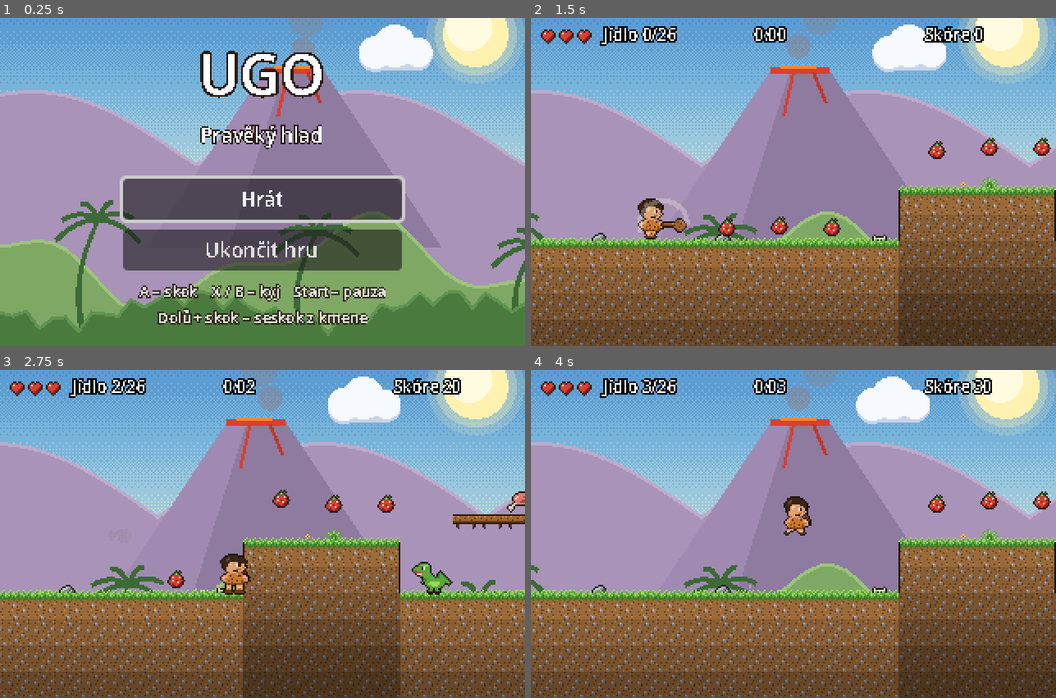
Above: before the commit, frames 1-4 (two rows, left to right).
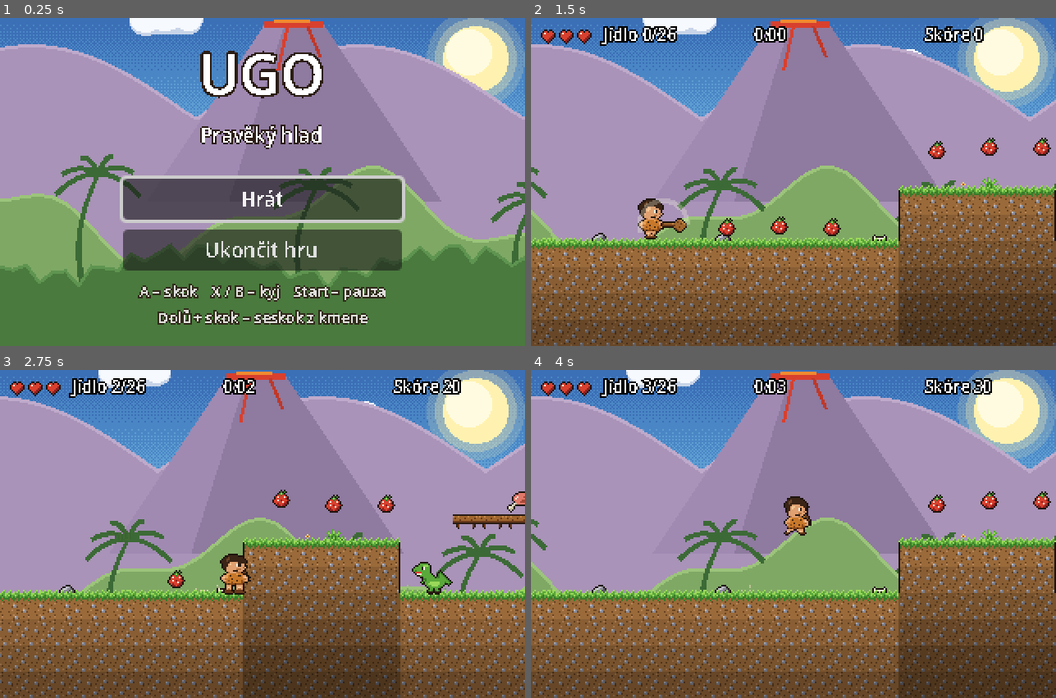
Above: after the commit, the same moments.

Repository: zarybjir/Duke
Game: Godot game, scene res://scenes/main.tscn
Same seed, same stepped clock (60 frames per second), same inputs: the game is played once before the commit and once after it.
Inputs:
- Up to frame 1 (0.25 s): no input
- Up to frame 2 (1.5 s): click "Hrát" at 0.5 s; tap Enter (ui_accept) at 1.25 s; hold Right (right) from 1.28 s (still down); tap X (attack) at 1.35 s
- Up to frame 3 (2.75 s): keep holding Right (right); tap Space (jump) at 1.52, 2.27 s; tap Z at 2.1 s
- Up to frame 4 (4 s): release Right (right) at 2.78 s; hold Left (left) 2.78-3.53 s; tap J at 2.85 s; hold Right (right) from 3.53 s (still down); tap Ctrl at 3.6 s; tap Space (jump) at 3.77 s

The runs differ from the first frame. In frame 1, 48% of the frame differs, in the area x 0-100%, y 0-97%; in frame 2, 33%; in frame 3, 32%; in frame 4, 33%.

Commit message:
Pozadí navazuje na zem i při menším výřezu obrazu
Co-Authored-By: Claude Opus 5.5 <noreply@anthropic.com>
Claude-Session: https://claude.ai/code/session_015jCRZS7ASg3pqxo763VEwg

Diff:
--- a/scripts/background.gd
+++ b/scripts/background.gd
@@ -12,14 +12,15 @@
 func _draw() -> void:
 	# Pozadí je navržené pro 480×300 – zobrazíme jeho střed a spodní část.
 	var view := get_viewport_rect().size
-	draw_set_transform(Vector2(roundf((view.x - 480.0) * 0.5), roundf((view.y - 300.0) * 0.6)))
+	# Obloha, slunce a mraky nahoře; krajina posunutá dolů, aby navazovala na zem.
+	draw_set_transform(Vector2(roundf((view.x - 480.0) * 0.5), -45.0))
 	var size := Vector2(480, 300)
 	var cx := t * 25.0
 	var cam := get_viewport().get_camera_2d()
 	if cam != null:
 		cx = cam.get_screen_center_position().x
 
-	draw_texture(Art.sky, Vector2.ZERO)
+	draw_texture(Art.sky, Vector2(0, 45))
 	draw_circle(Vector2(370, 70), 30.0, Color(1, 0.95, 0.7, 0.18))
 	draw_circle(Vector2(370, 70), 25.0, Color(1, 0.95, 0.7, 0.3))
 	draw_circle(Vector2(370, 70), 20.0, Color("fff2b0"))
@@ -39,6 +40,7 @@
 		draw_circle(Vector2(x + 26, y), 9.0, c)
 		draw_rect(Rect2(x, y, 26, 7), c)
 
+	draw_set_transform(Vector2(roundf((view.x - 480.0) * 0.5), -88.0))
 	# Vzdálené hory se sopkou
 	_layer(cx * 0.1, 600.0, size, Color("a993b8"), Color("bfaacb"), func(px: float) -> float: return 150.0 - 45.0 * absf(sin(px / 600.0 * PI * 3.0)))
 	var vx := 260.0 - fposmod(cx * 0.1, 600.0)
